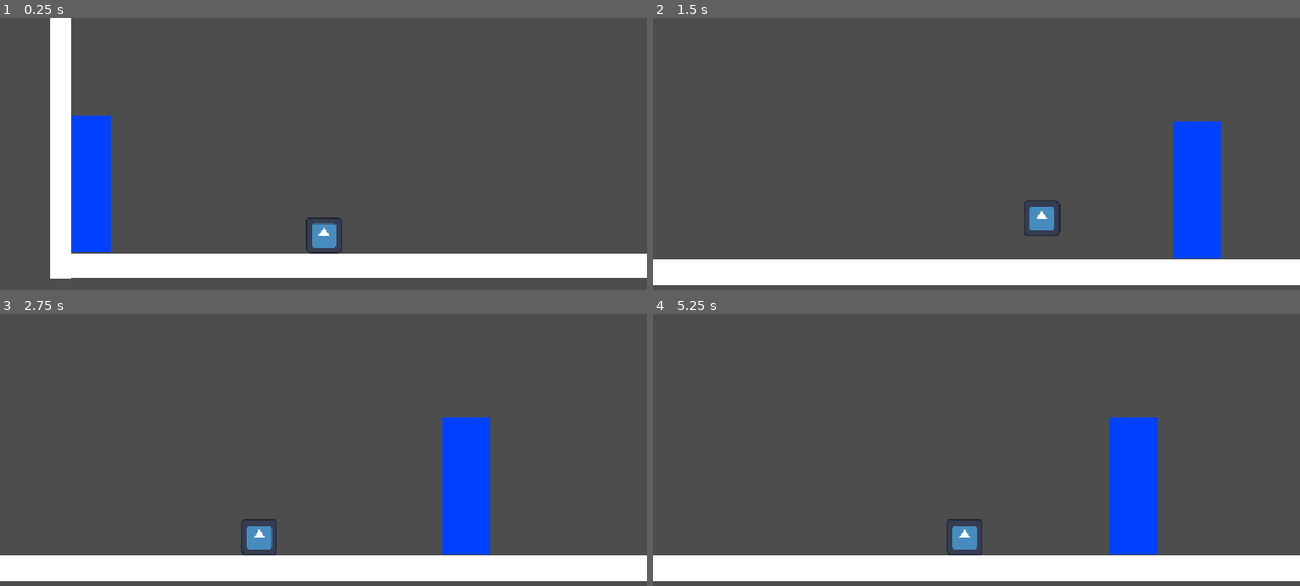
Above: before the commit, frames 1-4 (two rows, left to right).
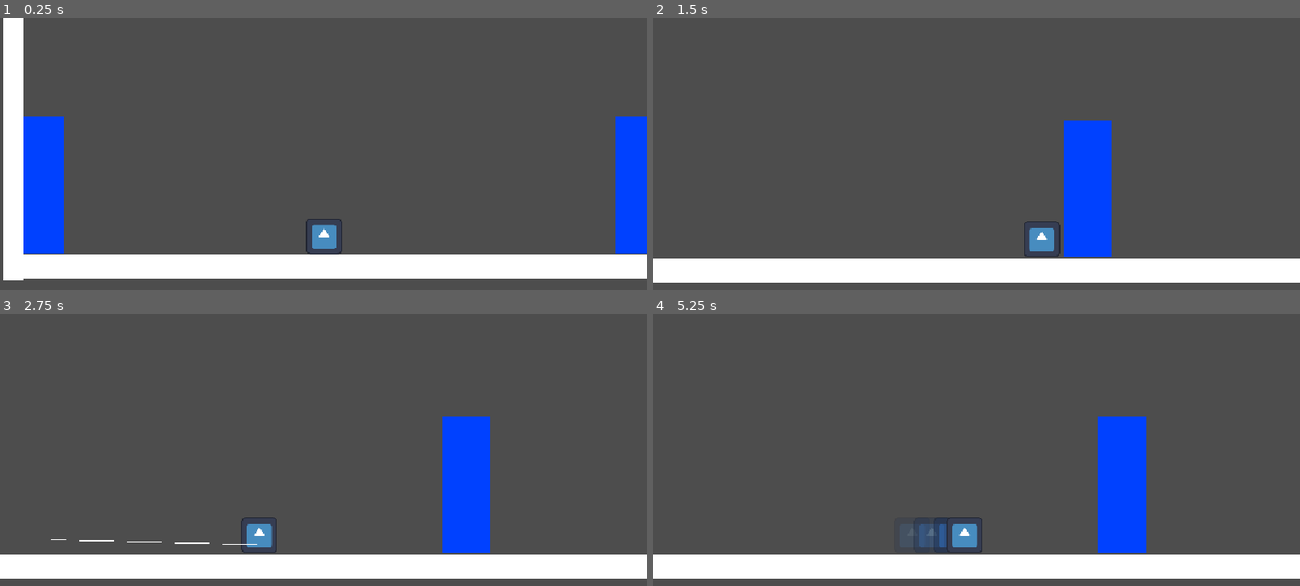
Above: after the commit, the same moments.

Repository: KaileyCo/SpiderKing
Game: Godot game, scene res://scenes/scene_one.tscn
Same seed, same stepped clock (60 frames per second), same inputs: the game is played once before the commit and once after it. The project has no main scene, so this scene is started directly. The engine's default icon, where the game draws it, is replaced by a stand-in: a white triangle on a blue panel in a dark square.
Inputs:
- Up to frame 1 (0.25 s): no input
- Up to frame 2 (1.5 s): tap Enter at 0.5 s; hold D (move_right) from 0.53 s (still down); tap Shift (shift) at 0.6 s; tap Space (jump) at 0.77 s; tap Alt (grapple, bound only after the commit) at 0.8, 1.35 s
- Up to frame 3 (2.75 s): tap Space (jump) at 1.52 s; tap Shift (shift) at 1.55, 2.1 s; release D (move_right) at 2.03 s; hold A (move_left) from 2.03 s (still down); tap Alt (grapple, bound only after the commit) at 2.3 s
- Up to frame 4 (5.25 s): release A (move_left) at 2.78 s; hold D (move_right) 2.78-4.28 s; tap Alt (grapple, bound only after the commit) at 2.85, 3.8, 4.35 s; tap Space (jump) at 3.02, 3.77, 4.52 s; tap Shift (shift) at 3.05, 3.6, 4.55, 5.1 s; hold A (move_left) 4.28-5.03 s; hold D (move_right) from 5.03 s (still down)

The runs differ from the first frame. In frame 1, 14% of the frame differs, in the area x 0-100%, y 0-97%; in frame 2, 9.3%; in frame 3, 1.5%; in frame 4, 3.8%.

Commit message:
Shift to dash, alt to grapple/let go, (very broken))

Diff:
--- /dev/null
+++ b/Gonzalo - Godot Movement Test/effects/afterimage.gd
@@ -0,0 +1,22 @@
+extends Sprite2D
+
+
+@export var lifetime: float = 0.2
+
+var time_remaining: float
+var starting_color: Color
+
+
+func _ready() -> void:
+	time_remaining = lifetime
+	starting_color = modulate
+
+
+func _process(delta: float) -> void:
+	time_remaining -= delta
+
+	var fade_percentage := time_remaining / lifetime
+	modulate.a = starting_color.a * fade_percentage
+
+	if time_remaining <= 0:
+		queue_free()
--- /dev/null
+++ b/Gonzalo - Godot Movement Test/effects/afterimage.tscn
@@ -0,0 +1,6 @@
+[gd_scene format=3 uid="uid://d4mfv6hjqowql"]
+
+[ext_resource type="Script" uid="uid://ds1385cw4euyo" path="res://effects/afterimage.gd" id="1_n0qqs"]
+
+[node name="Afterimage" type="Sprite2D" unique_id=1547449172]
+script = ExtResource("1_n0qqs")
--- a/Gonzalo - Godot Movement Test/player/player_2d.gd
+++ b/Gonzalo - Godot Movement Test/player/player_2d.gd
@@ -18,6 +18,21 @@
 const WALL_JUMP_HORIZONTAL_SPEED = 350.0 # Horizontal speed of wall jump
 const WALL_JUMP_VERTICAL_SPEED = -400.0 # Vertical speed of wall jump
 const WALL_JUMP_CONTROL_DELAY = 0.012 # How long until player can move after wall jump
+
+const AFTERIMAGE_SCENE: PackedScene = preload(
+	"res://effects/afterimage.tscn"
+)
+
+const AFTERIMAGE_INTERVAL = 0.04
+
+const GRAPPLE_MAX_DISTANCE = 2000.0
+const GRAPPLE_HOOK_SPEED = 1200.0
+const GRAPPLE_PULL_SPEED = 900.0
+
+const GRAPPLE_SURFACE_OFFSET = 5.0
+const GRAPPLE_ARRIVAL_DISTANCE = 5.0
+
+enum GrappleState {IDLE,FIRING,PULLING}
 
 # Initialized player values
 var facing_direction: float = 1.0 # Direction player faces (-1: left and 1: right)
@@ -27,6 +42,18 @@
 
 var wall_jump_control_time: float = 0.0 # For wall jump delay
 
+@onready var animated_sprite: AnimatedSprite2D = $AnimatedSprite2D
+var afterimage_time_remaining: float = 0.0
+
+@onready var grapple_origin: Marker2D = $GrappleOrigin
+@onready var grapple_ray: RayCast2D = $GrappleOrigin/GrappleRay
+@onready var grapple_rope: Line2D = $GrappleRope
+
+var grapple_state: int = GrappleState.IDLE
+var grapple_hit_point: Vector2
+var grapple_destination: Vector2
+var hook_position: Vector2
+
 
 func _physics_process(delta: float) -> void:
 	# Makes left = -1 and right = 1
@@ -44,24 +71,58 @@
 	if wall_jump_control_time > 0:
 		wall_jump_control_time -= delta
 
+	if Input.is_action_just_pressed("grapple"):
+		if grapple_state == GrappleState.IDLE:
+			try_start_grapple()
+		else:
+			stop_grapple()
+
+	# Move the hook while it is being fired.
+	if grapple_state == GrappleState.FIRING:
+		handle_grapple_shot(delta)
+
 	# Attempt to begin a dash.
 	if Input.is_action_just_pressed("shift"):
 		try_start_dash(direction)
 
-	if dash_time_remaining > 0:
-		handle_dash(delta) # Dashing
+	if grapple_state == GrappleState.PULLING:
+		handle_grapple_pull()
+	elif dash_time_remaining > 0:
+		handle_dash(delta)
 	else:
-		handle_normal_movement(direction, delta) # Not dashing
+		handle_normal_movement(direction, delta)
 
 	move_and_slide() # Godot movement, handles collisions
-
+	update_grapple_rope()
+
+func create_afterimage() -> void:
+	var afterimage := AFTERIMAGE_SCENE.instantiate() as Sprite2D
+
+	afterimage.texture = animated_sprite.sprite_frames.get_frame_texture(
+		animated_sprite.animation,
+		animated_sprite.frame
+	)
+
+	afterimage.centered = animated_sprite.centered
+	afterimage.offset = animated_sprite.offset
+	afterimage.flip_h = animated_sprite.flip_h
+	afterimage.flip_v = animated_sprite.flip_v
+
+	afterimage.modulate = Color(0.4, 0.7, 1.0, 0.55)
+	afterimage.z_index = animated_sprite.z_index - 1
+
+	get_tree().current_scene.add_child(afterimage)
+	afterimage.global_transform = animated_sprite.global_transform
 
 func handle_dash(delta: float) -> void:
 	dash_time_remaining -= delta # Dash time counts down
+	afterimage_time_remaining -= delta
 
 	velocity.x = dash_direction * DASH_SPEED # Dash speed
 	velocity.y = 0.0
-
+	if afterimage_time_remaining <= 0:
+		create_afterimage()
+		afterimage_time_remaining = AFTERIMAGE_INTERVAL
 
 func handle_normal_movement(direction: float, delta: float) -> void:
 	# Apply gravity while in air
@@ -101,7 +162,6 @@
 				DECELERATION * delta
 			)
 
-
 func perform_wall_jump() -> void:
 	var wall_normal := get_wall_normal()
 
@@ -109,7 +169,6 @@
 	velocity.y = WALL_JUMP_VERTICAL_SPEED
 
 	wall_jump_control_time = WALL_JUMP_CONTROL_DELAY
-
 
 func try_start_dash(direction: float) -> void:
 	if not is_on_floor() and not air_dash_available:
@@ -121,6 +180,84 @@
 		dash_direction = facing_direction
 
 	dash_time_remaining = DASH_DURATION
+	afterimage_time_remaining = 0.0
 
 	if not is_on_floor():
 		air_dash_available = false
+
+func try_start_grapple() -> void:
+	var aim_direction := Input.get_vector(
+		"move_left",
+		"move_right",
+		"move_up",
+		"move_down"
+	)
+
+	# If no direction is held, grapple horizontally toward
+	# the direction the player last faced.
+	if aim_direction == Vector2.ZERO:
+		aim_direction = Vector2(facing_direction, 0.0)
+
+	grapple_ray.target_position = (
+		aim_direction.normalized() * GRAPPLE_MAX_DISTANCE
+	)
+
+	grapple_ray.force_raycast_update()
+
+	if not grapple_ray.is_colliding():
+		return
+
+	grapple_hit_point = grapple_ray.get_collision_point()
+
+	var surface_normal := grapple_ray.get_collision_normal()
+
+	grapple_destination = (
+		grapple_hit_point
+		+ surface_normal * GRAPPLE_SURFACE_OFFSET
+	)
+
+	hook_position = grapple_origin.global_position
+	grapple_state = GrappleState.FIRING
+	grapple_rope.show()
+
+func handle_grapple_shot(delta: float) -> void:
+	hook_position = hook_position.move_toward(
+		grapple_hit_point,
+		GRAPPLE_HOOK_SPEED * delta
+	)
+
+	if hook_position.distance_to(grapple_hit_point) <= 1.0:
+		hook_position = grapple_hit_point
+		grapple_state = GrappleState.PULLING
+
+		# Cancel any dash when pulling begins.
+		dash_time_remaining = 0.0
+
+func handle_grapple_pull() -> void:
+	var distance_to_destination := global_position.distance_to(
+		grapple_destination
+	)
+
+	if distance_to_destination <= GRAPPLE_ARRIVAL_DISTANCE:
+		stop_grapple()
+		return
+
+	var pull_direction := global_position.direction_to(
+		grapple_destination
+	)
+
+	velocity = pull_direction * GRAPPLE_PULL_SPEED
+
+func stop_grapple() -> void:
+	grapple_state = GrappleState.IDLE
+	grapple_rope.hide()
+	velocity = Vector2.ZERO
+
+func update_grapple_rope() -> void:
+	if grapple_state == GrappleState.IDLE:
+		return
+
+	grapple_rope.points = PackedVector2Array([
+		grapple_rope.to_local(grapple_origin.global_position),
+		grapple_rope.to_local(hook_position)
+	])
--- a/Gonzalo - Godot Movement Test/player/player_2d.tscn
+++ b/Gonzalo - Godot Movement Test/player/player_2d.tscn
@@ -6,10 +6,22 @@
 [sub_resource type="RectangleShape2D" id="RectangleShape2D_0tnrl"]
 size = Vector2(128, 128)
 
+[sub_resource type="SpriteFrames" id="SpriteFrames_0tnrl"]
+animations = [{
+"frames": [{
+"duration": 1.0,
+"texture": ExtResource("1_wtcfe")
+}],
+"loop": 1,
+"name": &"default",
+"speed": 5.0
+}]
+
 [node name="Player" type="CharacterBody2D" unique_id=1177396484]
 script = ExtResource("1_u8lj1")
 
 [node name="Sprite2D" type="Sprite2D" parent="." unique_id=187579558]
+visible = false
 position = Vector2(498, 341)
 texture = ExtResource("1_wtcfe")
 
@@ -21,3 +33,17 @@
 position = Vector2(496, 233)
 drag_horizontal_enabled = true
 drag_vertical_enabled = true
+
+[node name="AnimatedSprite2D" type="AnimatedSprite2D" parent="." unique_id=143304947]
+position = Vector2(498, 341)
+sprite_frames = SubResource("SpriteFrames_0tnrl")
+
+[node name="GrappleOrigin" type="Marker2D" parent="." unique_id=220797249]
+position = Vector2(500, 375)
+
+[node name="GrappleRay" type="RayCast2D" parent="GrappleOrigin" unique_id=214956408]
+position = Vector2(-1, -28)
+
+[node name="GrappleRope" type="Line2D" parent="." unique_id=565492780]
+position = Vector2(500, 375)
+width = 3.0
--- a/Gonzalo - Godot Movement Test/project.godot
+++ b/Gonzalo - Godot Movement Test/project.godot
@@ -36,8 +36,6 @@
 jump={
 "deadzone": 0.2,
 "events": [Object(InputEventKey,"resource_local_to_scene":false,"resource_name":"","device":-1,"window_id":0,"alt_press …(191 unchanged characters)…
-, Object(InputEventKey,"resource_local_to_scene":false,"resource_name":"","device":-1,"window_id":0,"alt_pressed":false,"shift_pressed":false,"ctrl_pressed":false,"meta_pressed":false,"pressed":false,"keycode":0,"physical_keycode":87,"key_label":0,"unicode":119,"location":0,"echo":false,"script":null)
-, Object(InputEventKey,"resource_local_to_scene":false,"resource_name":"","device":-1,"window_id":0,"alt_pressed":false,"shift_pressed":false,"ctrl_pressed":false,"meta_pressed":false,"pressed":false,"keycode":0,"physical_keycode":4194320,"key_label":0,"unicode":0,"location":0,"echo":false,"script":null)
 ]
 }
 shift={
@@ -50,6 +48,23 @@
 "events": [Object(InputEventKey,"resource_local_to_scene":false,"resource_name":"","device":-1,"window_id":0,"alt_press …(195 unchanged characters)…
 ]
 }
+move_down={
+"deadzone": 0.2,
+"events": [Object(InputEventKey,"resource_local_to_scene":false,"resource_name":"","device":-1,"window_id":0,"alt_pressed":false,"shift_pressed":false,"ctrl_pressed":false,"meta_pressed":false,"pressed":false,"keycode":0,"physical_keycode":4194322,"key_label":0,"unicode":0,"location":0,"echo":false,"script":null)
+, Object(InputEventKey,"resource_local_to_scene":false,"resource_name":"","device":-1,"window_id":0,"alt_pressed":false,"shift_pressed":false,"ctrl_pressed":false,"meta_pressed":false,"pressed":false,"keycode":0,"physical_keycode":83,"key_label":0,"unicode":115,"location":0,"echo":false,"script":null)
+]
+}
+grapple={
+"deadzone": 0.2,
+"events": [Object(InputEventKey,"resource_local_to_scene":false,"resource_name":"","device":-1,"window_id":0,"alt_pressed":false,"shift_pressed":false,"ctrl_pressed":false,"meta_pressed":false,"pressed":false,"keycode":0,"physical_keycode":4194328,"key_label":0,"unicode":0,"location":0,"echo":false,"script":null)
+]
+}
+move_up={
+"deadzone": 0.2,
+"events": [Object(InputEventKey,"resource_local_to_scene":false,"resource_name":"","device":-1,"window_id":0,"alt_pressed":false,"shift_pressed":false,"ctrl_pressed":false,"meta_pressed":false,"pressed":false,"keycode":0,"physical_keycode":87,"key_label":0,"unicode":119,"location":0,"echo":false,"script":null)
+, Object(InputEventKey,"resource_local_to_scene":false,"resource_name":"","device":-1,"window_id":0,"alt_pressed":false,"shift_pressed":false,"ctrl_pressed":false,"meta_pressed":false,"pressed":false,"keycode":0,"physical_keycode":4194320,"key_label":0,"unicode":0,"location":0,"echo":false,"script":null)
+]
+}
 
 [physics]
 
--- a/Gonzalo - Godot Movement Test/scenes/scene_one.tscn
+++ b/Gonzalo - Godot Movement Test/scenes/scene_one.tscn
@@ -25,7 +25,7 @@
 [node name="SceneOne" type="Node2D" unique_id=233813023]
 
 [node name="Player" parent="." unique_id=1177396484 instance=ExtResource("1_11pc1")]
-position = Vector2(215, 392)
+position = Vector2(298, 390)
 scale = Vector2(0.5, 0.5)
 
 [node name="Floor" type="StaticBody2D" parent="." unique_id=1084042524]
Not shown, added: Gonzalo - Godot Movement Test/effects/afterimage.gd.uid
Not shown, changed: Gonzalo - Godot Movement Test.zip
